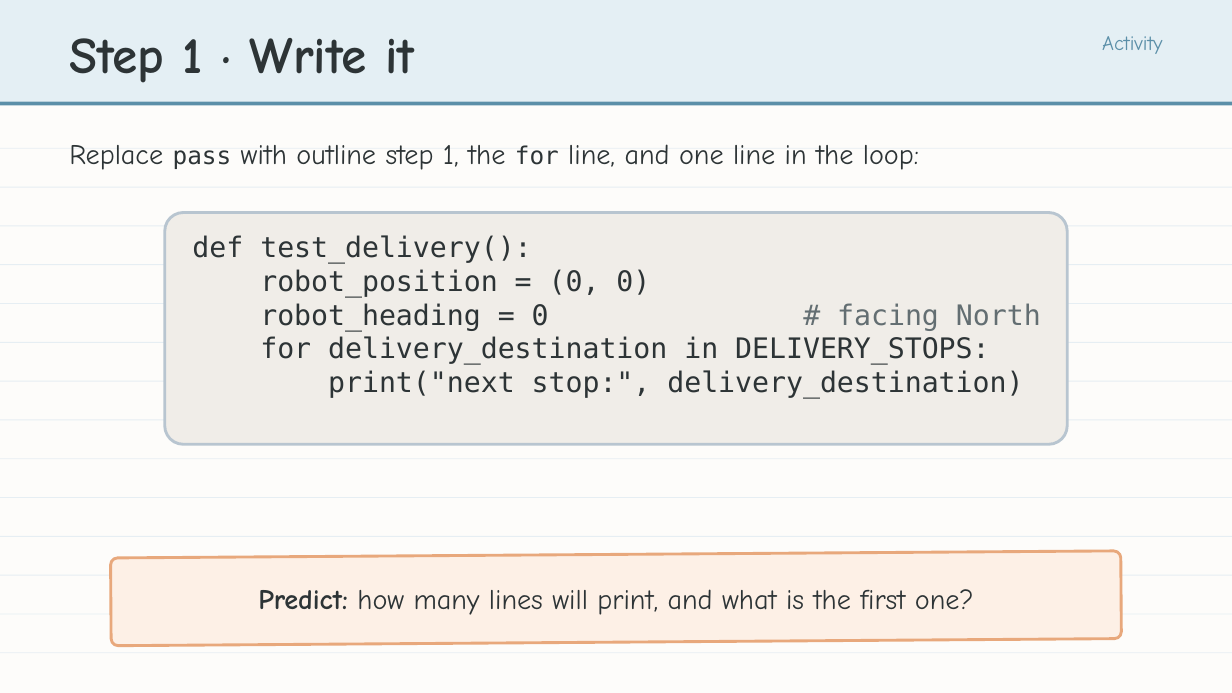
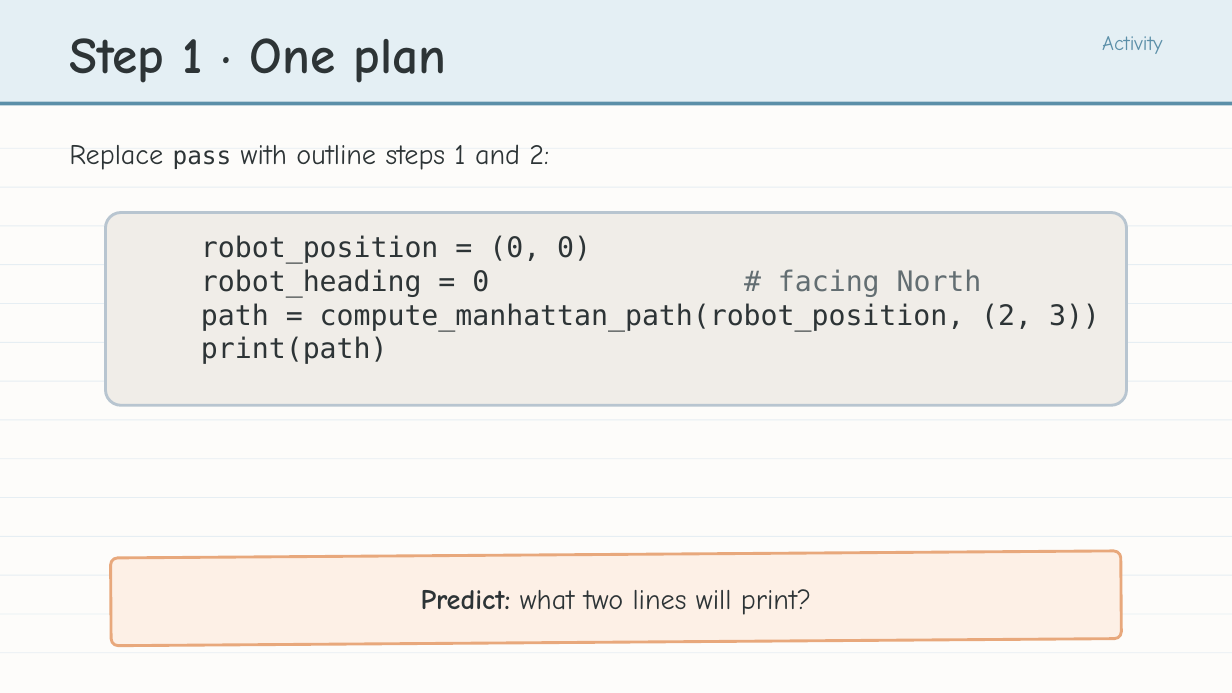
Before and after one commit to bradamiller/LearningPython, a slide deck: slide 10 of static/slides/module-04-manhattan/module-4-lesson-01-the-main-program.pptx. Drawn at 1232x693 pixels with LibreOffice and Linux fonts; fonts in the diff are those of the drawing. Boxes give left, top, right and bottom in pixels: in the first picture for what was removed or moved away, otherwise in the second. Text is boxed around its words. In the diff, an @@ line names an element or a change of style, - is before the commit and + after.

```diff
--- a/static/slides/module-04-manhattan/module-4-lesson-01-the-main-program.pptx
+++ b/static/slides/module-04-manhattan/module-4-lesson-01-the-main-program.pptx
@@ text at <box>69,38,447,83</box>: text changed @@
-Step 1 · Write it
+Step 1 · One plan
@@ text at <box>69,144,549,170</box>: text changed @@
-Replace pass with outline step 1, the for line, and one line in the loop:
+Replace pass with outline steps 1 and 2:
@@ rounded rectangle: place and size @@
-rounded rectangle at <box>165,213,1067,445</box>
+rounded rectangle at <box>105,213,1127,406</box>
@@ text "robot_position = (0, 0)": place and size @@
-text "robot_position = (0, 0)" at <box>192,235,1041,399</box>
+text "robot_position = (0, 0)" at <box>201,235,1100,364</box>
@@ text at <box>192,235,531,263</box>: paragraph removed @@
-def test_delivery():
@@ text at <box>201,303,1100,364</box>: text changed @@
-for delivery_destination in DELIVERY_STOPS:
-print("next stop:", delivery_destination)
+path = compute_manhattan_path(robot_position, (2, 3))
+print(path)
@@ text at <box>421,589,811,615</box>: text changed @@
-Predict: how many lines will print, and what is the first one?
+Predict: what two lines will print?
```
Also in this commit, not shown: 16 other slides changed, 10 slides added, 5 other files.
